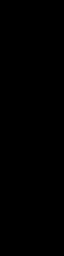
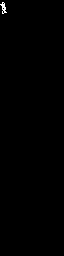
The second 64px x 256px image is a revision of the first. Changes to its layers:
painted on "Background" over box(0, 2, 7, 14)
